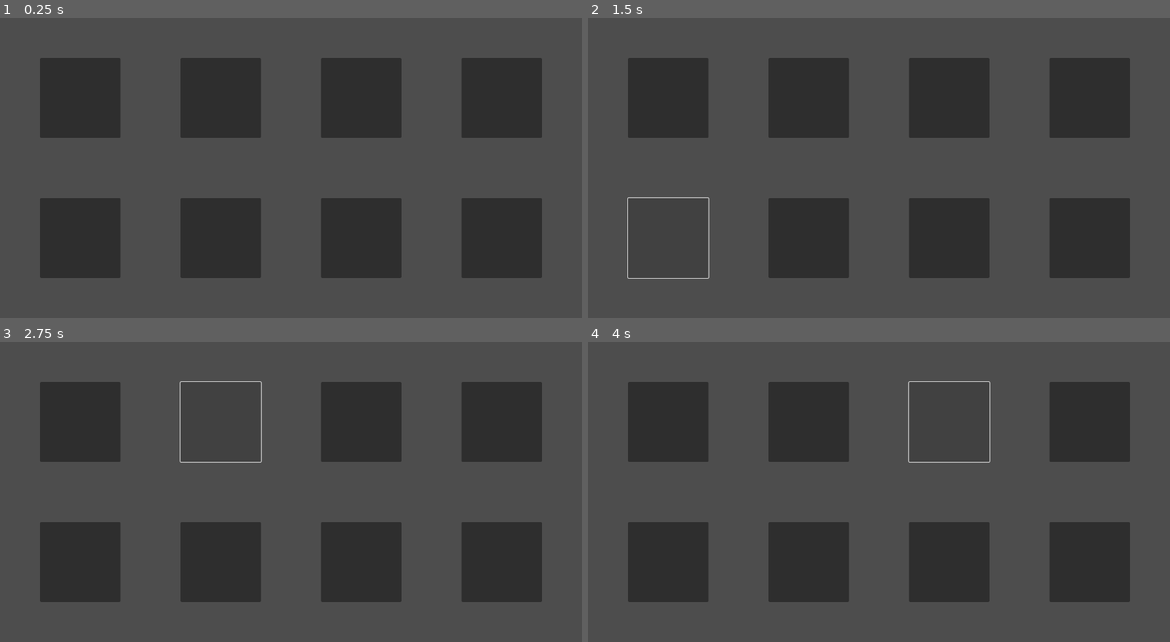
Above: before the commit, frames 1-4 (two rows, left to right).
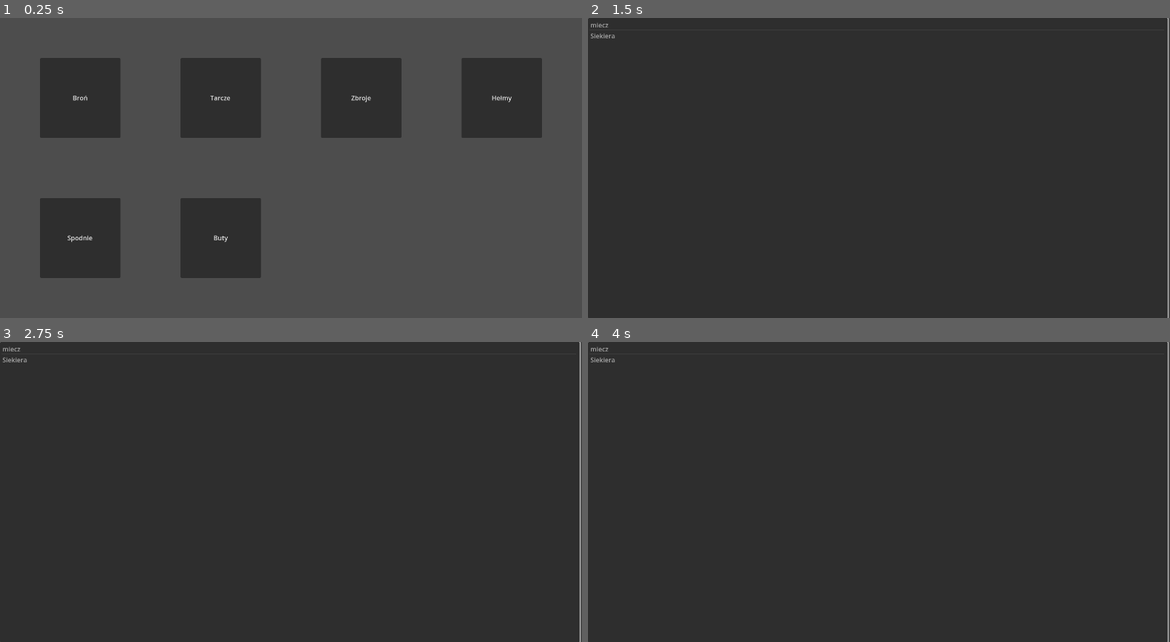
Above: after the commit, the same moments.

Repository: Okularnik2001PL/Ksssssssss
Game: Godot game, scene res://ekwipunek.tscn
Same seed, same stepped clock (60 frames per second), same inputs: the game is played once before the commit and once after it. This scene is started directly instead of the project's main scene.
Inputs (mouse positions are in pixels of both pictures, inside the frame that each line leads up to):
- Up to frame 1 (0.25 s): no input
- Up to frame 2 (1.5 s): click (669, 99) at 0.52 s; click (669, 237) at 1.27 s
- Up to frame 3 (2.75 s): click (221, 423) at 2.02 s
- Up to frame 4 (4 s): click (809, 561) at 2.77 s; click (948, 423) at 3.52 s

The runs differ from the first frame. In frame 1, 7.5% of the frame differs, in the area x 11-94%, y 25-87%; in frame 2, 70%; in frame 3, 70%, in the area x 0-100%, y 0-100%; in frame 4, 70%.

Commit message:
doddanie opsługi
przycisków

Diff:
--- /dev/null
+++ b/BronieBaza.gd
@@ -0,0 +1,11 @@
+extends Node
+
+
+# Called when the node enters the scene tree for the first time.
+func _ready() -> void:
+	pass # Replace with function body.
+
+
+# Called every frame. 'delta' is the elapsed time since the previous frame.
+func _process(delta: float) -> void:
+	pass
--- /dev/null
+++ b/BronieEQ.gd
@@ -0,0 +1,5 @@
+extends Node2D
+var Posiadane=["miecz","Siekiera"]
+func _ready() -> void:
+	for i in Posiadane.size():
+		$ItemList.add_item(Posiadane[i])
--- /dev/null
+++ b/bronie.tscn
@@ -0,0 +1,10 @@
+[gd_scene load_steps=2 format=3 uid="uid://633lxsw6svnm"]
+
+[ext_resource type="Script" path="res://BronieEQ.gd" id="1_mk4xm"]
+
+[node name="Bronie" type="Node2D"]
+script = ExtResource("1_mk4xm")
+
+[node name="ItemList" type="ItemList" parent="."]
+offset_right = 1444.0
+offset_bottom = 751.0
--- /dev/null
+++ b/ekwipunek.gd
@@ -0,0 +1,11 @@
+extends Node2D
+
+
+# Called when the node enters the scene tree for the first time.
+func _ready() -> void:
+	pass # Replace with function body.
+
+
+# Called every frame. 'delta' is the elapsed time since the previous frame.
+func _process(delta: float) -> void:
+	pass
--- a/ekwipunek.tscn
+++ b/ekwipunek.tscn
@@ -1,51 +1,55 @@
-[gd_scene format=3 uid="uid://bhewt3n8pdh5p"]
+[gd_scene load_steps=2 format=3 uid="uid://bhewt3n8pdh5p"]
+
+[ext_resource type="Script" path="res://ekwipuneknew.gd" id="1_i3xbk"]
 
 [node name="Node2D" type="Node2D"]
+script = ExtResource("1_i3xbk")
 
-[node name="Button" type="Button" parent="."]
+[node name="Broń" type="Button" parent="."]
 offset_left = 100.0
 offset_top = 100.0
 offset_right = 300.0
 offset_bottom = 300.0
+text = "Broń"
 
-[node name="Button2" type="Button" parent="."]
+[node name="Spodnie" type="Button" parent="."]
 offset_left = 100.0
 offset_top = 450.0
 offset_right = 300.0
 offset_bottom = 650.0
+text = "Spodnie"
 
-[node name="Button3" type="Button" parent="."]
+[node name="Tarcze" type="Button" parent="."]
 offset_left = 450.0
 offset_top = 100.0
 offset_right = 650.0
 offset_bottom = 300.0
+text = "Tarcze"
 
-[node name="Button4" type="Button" parent="."]
+[node name="Buty" type="Button" parent="."]
 offset_left = 450.0
 offset_top = 450.0
 offset_right = 650.0
 offset_bottom = 650.0
+text = "Buty"
 
-[node name="Button5" type="Button" parent="."]
+[node name="Zbroje" type="Button" parent="."]
 offset_left = 800.0
 offset_top = 100.0
 offset_right = 1000.0
 offset_bottom = 300.0
+text = "Zbroje"
 
-[node name="Button6" type="Button" parent="."]
-offset_left = 800.0
-offset_top = 450.0
-offset_right = 1000.0
-offset_bottom = 650.0
-
-[node name="Button7" type="Button" parent="."]
+[node name="Hełmy" type="Button" parent="."]
 offset_left = 1150.0
 offset_top = 100.0
 offset_right = 1350.0
 offset_bottom = 300.0
+text = "Hełmy"
 
-[node name="Button8" type="Button" parent="."]
-offset_left = 1150.0
-offset_top = 450.0
-offset_right = 1350.0
-offset_bottom = 650.0
+[connection signal="pressed" from="Broń" to="." method="_on_broń_pressed"]
+[connection signal="pressed" from="Spodnie" to="." method="_on_spodnie_pressed"]
+[connection signal="pressed" from="Tarcze" to="." method="_on_tarcze_pressed"]
+[connection signal="pressed" from="Buty" to="." method="_on_buty_pressed"]
+[connection signal="pressed" from="Zbroje" to="." method="_on_zbroje_pressed"]
+[connection signal="pressed" from="Hełmy" to="." method="_on_hełmy_pressed"]
--- /dev/null
+++ b/ekwipuneknew.gd
@@ -0,0 +1,25 @@
+extends Node2D
+
+
+func _on_broń_pressed() -> void:
+	get_tree().change_scene_to_file("res://bronie.tscn")
+
+
+func _on_spodnie_pressed() -> void:
+	pass # Replace with function body.
+
+
+func _on_tarcze_pressed() -> void:
+	pass # Replace with function body.
+
+
+func _on_buty_pressed() -> void:
+	pass # Replace with function body.
+
+
+func _on_zbroje_pressed() -> void:
+	pass # Replace with function body.
+
+
+func _on_hełmy_pressed() -> void:
+	pass # Replace with function body.
--- a/główne_menu.gd
+++ b/główne_menu.gd
@@ -10,4 +10,4 @@
 
 
 func _on_button_3_pressed() -> void:
-	get_tree().change_scene_to_file("res://walka.tscn")
+	get_tree().change_scene_to_file("res://ekwipunek.tscn")
--- a/główne_menu.tscn
+++ b/główne_menu.tscn
@@ -22,7 +22,7 @@
 offset_top = 173.0
 offset_right = 201.0
 offset_bottom = 254.0
-text = "wersja3"
+text = "ekwipunek testy"
 
 [connection signal="button_down" from="Button" to="." method="_on_button_button_down"]
 [connection signal="button_down" from="Button2" to="." method="_on_button_2_button_down"]
